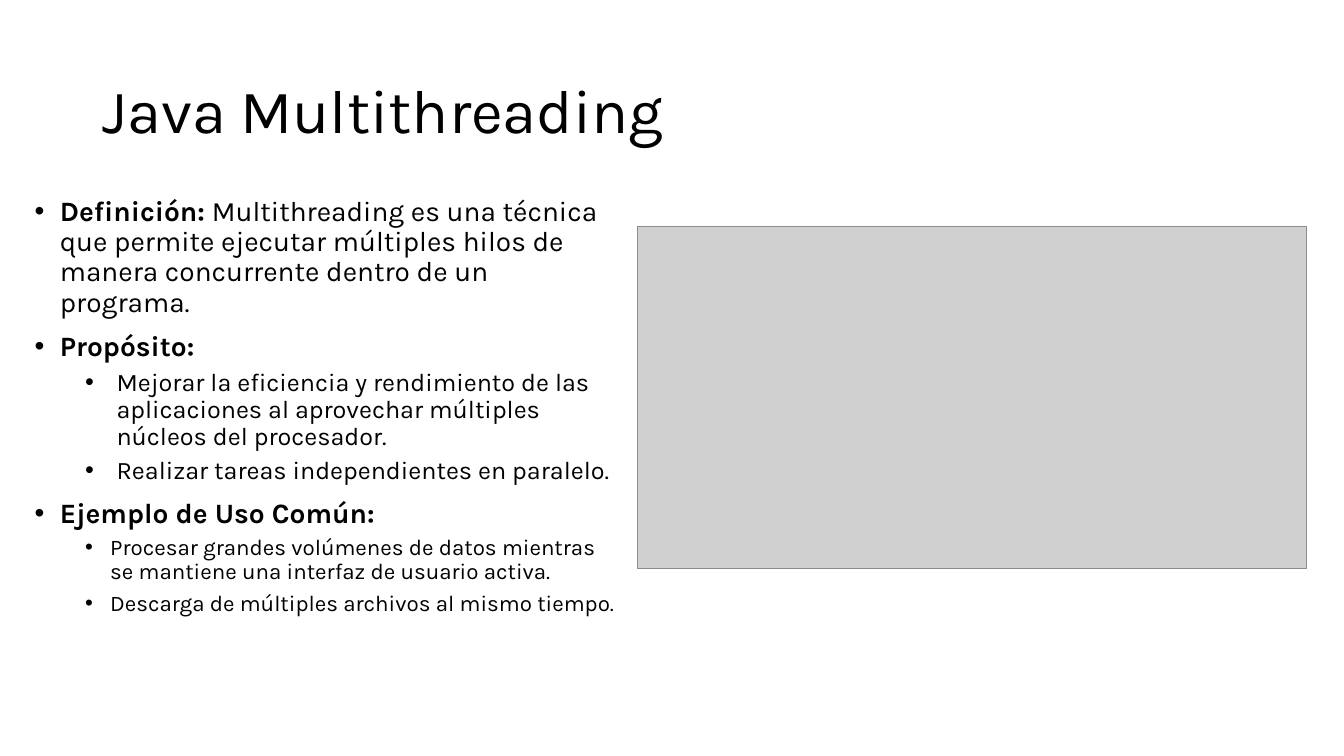
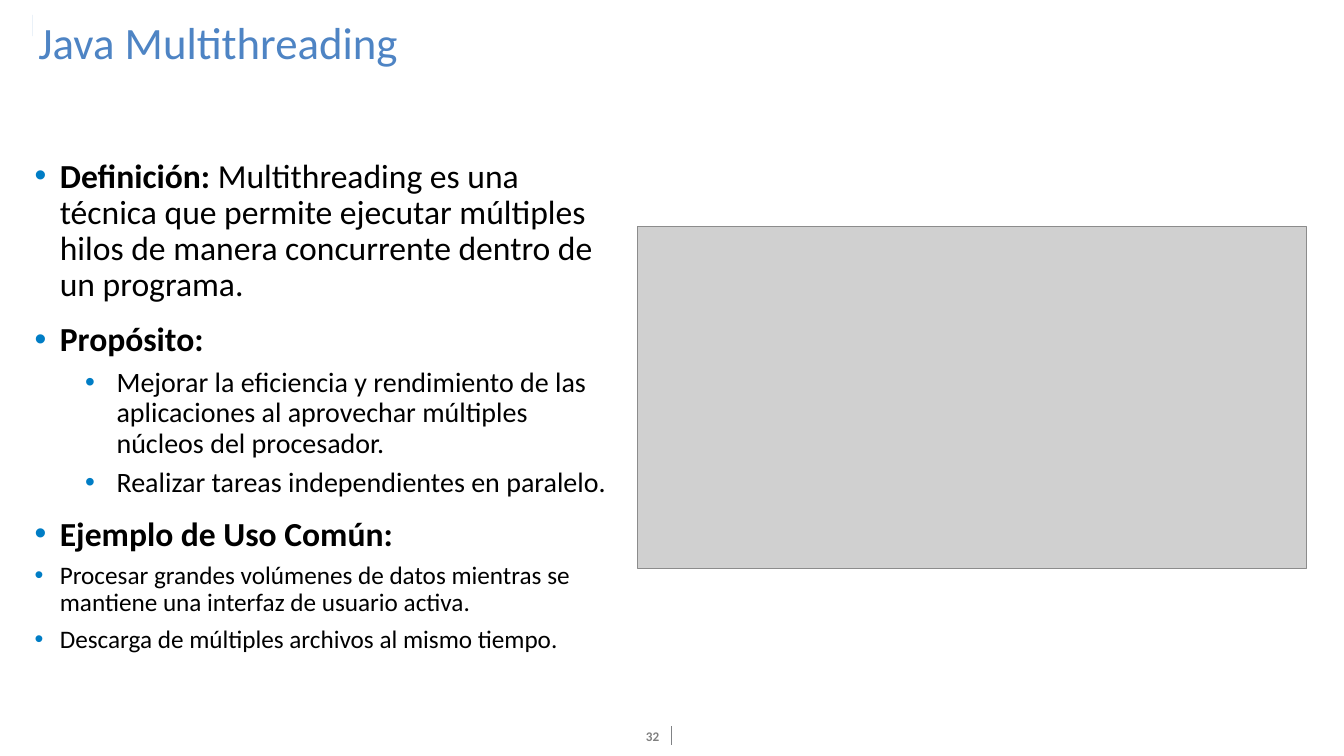
Before and after one commit to PelaezFrancisco/Presentacion_Java, a slide deck: slide 32 of Digital_Essentials-Java.pptx (slide 24 before the commit). Drawn at 1344x756 pixels with LibreOffice and Linux fonts; fonts in the diff are those of the drawing; grey boxes stand for pictures; background and template pictures are left out. Boxes give left, top, right and bottom in pixels: in the first picture for what was removed or moved away, otherwise in the second. Text is boxed around its words. In the diff, an @@ line names an element or a change of style, - is before the commit and + after.

```diff
--- a/Digital_Essentials-Java.pptx
+++ b/Digital_Essentials-Java.pptx
@@ rectangle added at <box>1,9,32,68</box>, fill #FFFFFF @@
@@ rectangle added at <box>10,15,32,36</box>, fill #4E84C4 @@
@@ title "Java Multithreading": place and size @@
-title "Java Multithreading" at <box>102,90,664,148</box>
+title "Java Multithreading" at <box>38,28,398,67</box>
@@ title "Java Multithreading" at <box>38,28,398,67</box>: size 44 to 32 pt, font Karla to Calibri, text colour #000000 to #4E84C4; vertical alignment middle to top @@
@@ text "Definición: Multithreading es una técnica ...": place and size @@
-text "Definición: Multithreading es una técnica ..." at <box>60,199,614,617</box>
+text "Definición: Multithreading es una técnica ..." at <box>60,164,605,653</box>
@@ text "Definición: Multithreading es una técnica ..." at <box>60,164,605,653</box>: size 20 to 24 pt in "Definición: Multithreading es una técnica que permite ...", "Propósito:", "Ejemplo de Uso Común:"; font Karla to Calibri; size 18 to 20 pt in "Mejorar la eficiencia y rendimiento de las ...", "Realizar tareas independientes en paralelo."; size 16 to 18 pt in "Procesar grandes volúmenes de datos mientras se ...", "Descarga de múltiples archivos al mismo tiempo."; more space between paragraphs; indent changed @@
@@ page number added at <box>646,732,659,741</box>, 9.3 pt, text #808080, bold @@
+32
@@ line added from (671, 727) to (671, 745), #808285 0.5 pt @@
```
Also in this commit, not shown: 34 other slides changed, 9 slides added.
